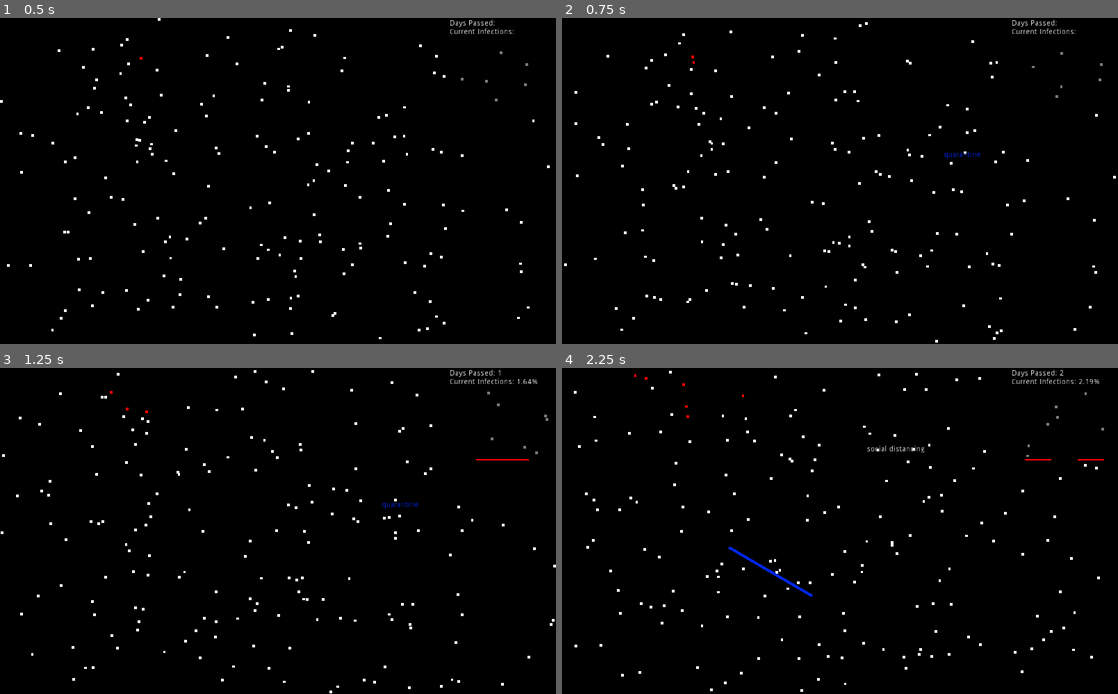
Above: before the commit, frames 1-4 (two rows, left to right).
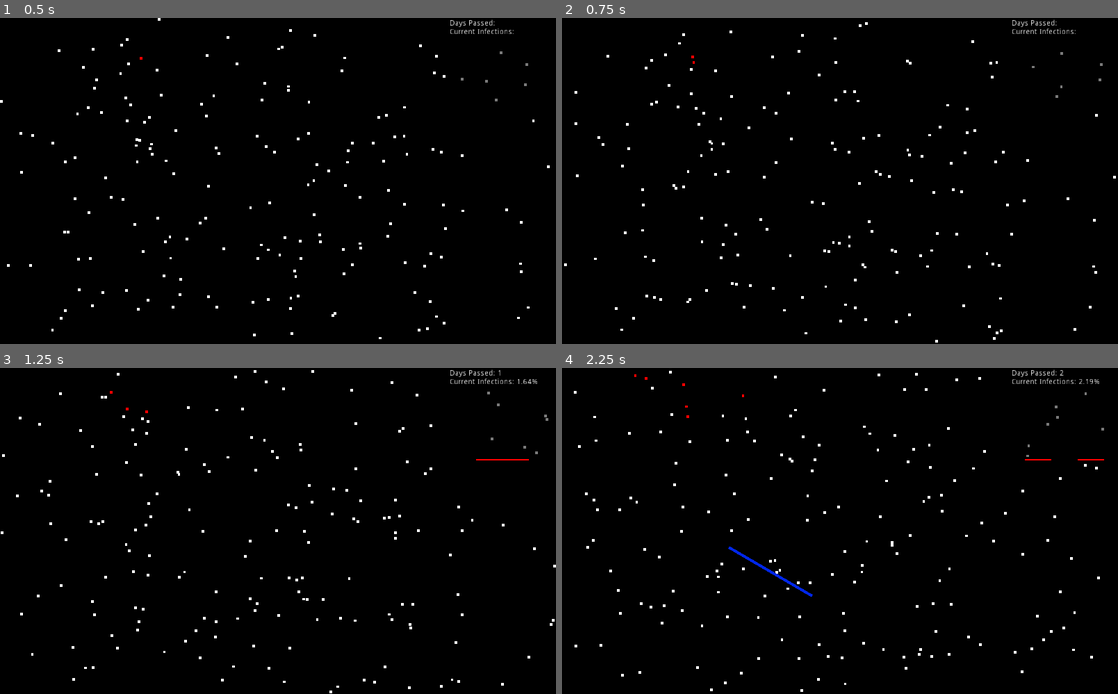
Above: after the commit, the same moments.

Repository: jonjondev/curve-flattener
Game: Godot game, scene res://scenes/main.tscn
The game is run twice, just before and just after one commit, with the same random seed, the same clock (stepped at 60 frames per second) and the same inputs.
Inputs (mouse positions are in pixels of both pictures, inside the frame that each line leads up to):
- Up to frame 1 (0.5 s): no input
- Up to frame 2 (0.75 s): tap Enter at 0.5 s; move the mouse to (962, 164) at 0.52 s; tap Space at 0.6 s; click (962, 164) at 0.67 s
- Up to frame 3 (1.25 s): tap Space at 0.77, 1.07 s
- Up to frame 4 (2.25 s): drag from (728, 547) to (812, 596) at 1.27 s; move the mouse to (895, 459) at 2.02 s; tap Space at 2.1 s; click (895, 459) at 2.17 s

Frame 1 is identical in both runs. In frame 2, less than 0.1% of the frame differs, in the area x 68-76%, y 40-44%; in frame 3, less than 0.1%; in frame 4, less than 0.1%, in the area x 54-66%, y 23-27%.
Error after the commit: Attempt to call function 'connect' in base 'null instance' on a null instance. (res://scripts/cursor.gd:13)

Commit message:
Updated cursor and player scripts to use signals for tool changes

Diff:
--- a/scripts/cursor.gd
+++ b/scripts/cursor.gd
@@ -1,5 +1,6 @@
 extends Node
 
+var player_controller
 var cursor_white = preload("res://sprites/cursor_white.png")
 var cursor_blue = preload("res://sprites/cursor_blue.png")
 var cursor_offset = Vector2(9, 9)
@@ -8,19 +9,21 @@
 var current_modulate
 
 func _ready():
+	player_controller = get_tree().root.get_node("Node2D/PlayerController")
+	player_controller.connect("on_tool_change", self, "change_tool")
 	cursor_tooltip = get_tree().root.get_node("Node2D/CanvasLayer/CursorTooltip")
 	tooltip_label = cursor_tooltip.get_node("Label")
-	on_tool_change(Player.tool_mode)
+	change_tool()
 
-func on_tool_change(tool_mode):
+func change_tool():
 	current_modulate = 1
 	var new_cursor
-	match tool_mode:
-		Player.Mode.SLOW:
+	match player_controller.tool_mode:
+		player_controller.Mode.SLOW:
 			new_cursor = cursor_white
 			tooltip_label.text = "social distancing"
 			tooltip_label.modulate = Color(1, 1, 1)
-		Player.Mode.BARRIER:
+		player_controller.Mode.BARRIER:
 			new_cursor = cursor_blue
 			tooltip_label.text = "quarantine"
 			tooltip_label.modulate = Color(0, 0.16, 1)
--- a/scripts/player.gd
+++ b/scripts/player.gd
@@ -1,4 +1,6 @@
 extends Node
+
+signal on_tool_change
 
 enum Mode {SLOW, BARRIER}
 
@@ -24,7 +26,7 @@
 	if event is InputEventKey and event.pressed and event.scancode == KEY_SPACE:
 		current_selection_object = null
 		tool_mode = (tool_mode + 1)%2
-		Cursor.on_tool_change(tool_mode)
+		emit_signal("on_tool_change")
 	elif event is InputEventMouseButton and event.button_index == BUTTON_LEFT:
 		if event.pressed and not dragging:
 			start_position = get_viewport().get_mouse_position()
